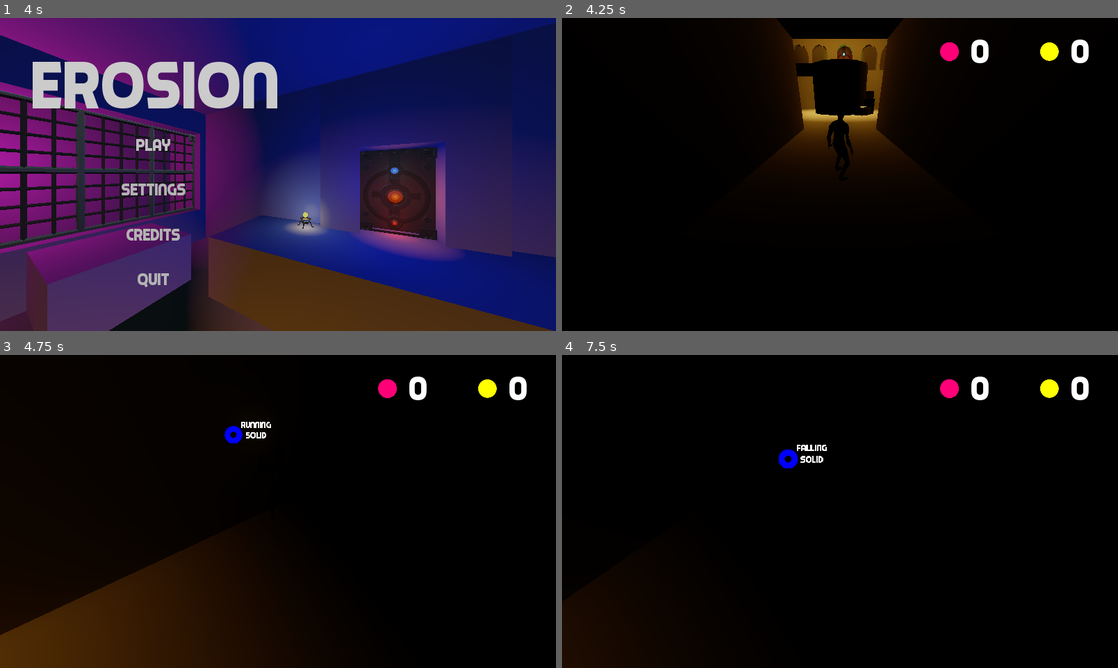
Above: before the commit, frames 1-4 (two rows, left to right).
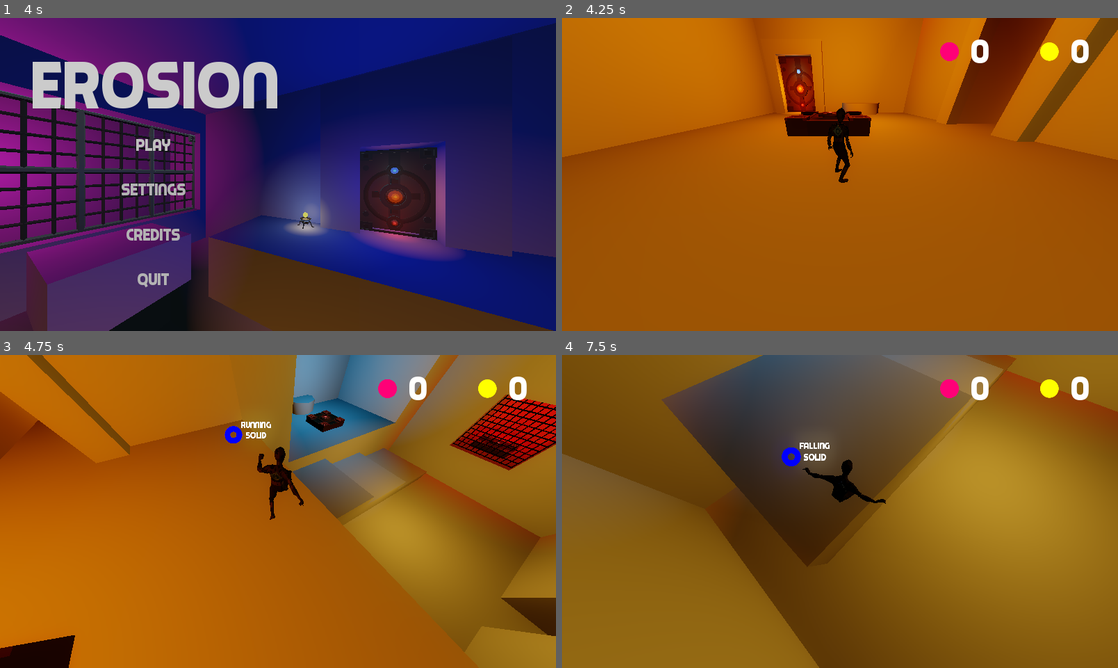
Above: after the commit, the same moments.

Repository: ChewieCB/LD49
Game: Godot game, scene res://src/ui/splash/SplashScreen.tscn
Same seed, same stepped clock (60 frames per second), same inputs: the game is played once before the commit and once after it. Sound files missing from this copy of the repository are replaced by a short silence.
Inputs (mouse positions are in pixels of both pictures, inside the frame that each line leads up to):
- Up to frame 1 (4 s): tap Enter at 0.5 s; move the mouse to (250, 237) at 0.52 s; hold Shift (p1_dash) 0.53-1.28 s; hold W (p1_move_forwards) 0.53-2.03 s; tap Space (p1_jump) at 0.77, 1.52, 3.02 s; move the mouse to (444, 221) at 1.27 s; tap E (p1_repair) at 1.35 s; tap R (reset) at 2 s; move the mouse to (111, 127) at 2.02 s; hold A (p1_move_left) 2.03-3.5 s; tap Q (p1_unrepair) at 2.1 s; move the mouse to (305, 174) at 2.77 s; tap 0 at 2.85 s; click "Play" at 3.5 s
- Up to frame 2 (4.25 s): no input
- Up to frame 3 (4.75 s): move the mouse to (255, 505) at 4.27 s; hold W (p1_move_forwards) from 4.28 s (still down); tap 1 at 4.35 s; tap Space (p1_jump) at 4.52 s
- Up to frame 4 (7.5 s): move the mouse to (867, 511) at 5.02 s; tap 2 at 5.1 s; tap Space (p1_jump) at 5.27, 6.77 s; move the mouse to (812, 511) at 5.77 s; tap 3 at 5.85 s; move the mouse to (851, 505) at 6.52 s; release W (p1_move_forwards) at 6.53 s; hold D (p1_move_right) 6.53-7.28 s; tap 4 at 6.6 s; move the mouse to (834, 517) at 7.27 s; hold W (p1_move_forwards) from 7.28 s (still down); hold Shift (p1_dash) from 7.28 s (still down)

Frame 1 is identical in both runs. In frame 2, 99% of the frame differs, in the area x 0-100%, y 0-100%; in frame 3, 98%; in frame 4, 99%.

Commit message:
fix: ER-92: Fixed coyote timer not triggering
Made the timer node a fixed child node of the Falling state instead of instancing it dynamically in the code, this has made the starting/stopping triggers much more consistent. 

Also removed the fixed coyote timer wait time in favour of using the current move_speed_modifier, this gives faster decay states more time to jump.

Diff:
--- a/src/levels/tutorial_level/TutorialLevel.tscn
+++ b/src/levels/tutorial_level/TutorialLevel.tscn
@@ -2352,7 +2352,7 @@
 transform = Transform( 1, 0, 0, 0, 1, 0, 0, 0, 1, -316, 55.9, -31 )
 
 [node name="PlayerRig" parent="." instance=ExtResource( 1 )]
-transform = Transform( 1, 0, 0, 0, 1, 0, 0, 0, 1, 2, 0.4, 50 )
+transform = Transform( 1, 0, 0, 0, 1, 0, 0, 0, 1, -167, 63.4, -113 )
 
 [node name="WorldEnvironment" type="WorldEnvironment" parent="."]
 environment = SubResource( 17 )
--- a/src/player/player/Player.tscn
+++ b/src/player/player/Player.tscn
@@ -101,6 +101,8 @@
 [node name="Falling" type="Node" parent="StateMachine/Movement"]
 script = ExtResource( 8 )
 
+[node name="CoyoteTimer" type="Timer" parent="StateMachine/Movement/Falling"]
+
 [node name="Climbing" type="Node" parent="StateMachine/Movement"]
 script = ExtResource( 9 )
 
--- a/src/player/state_machine/states/falling.gd
+++ b/src/player/state_machine/states/falling.gd
@@ -1,13 +1,17 @@
 extends State
 # State for when the player is falling
 
-onready var coyote_time = Timer.new()
+onready var coyote_time = $CoyoteTimer
 onready var was_on_floor = false
 
 export var max_speed = 100.0
 export var move_speed = 20.0
 export var gravity = -120.0
 export var jump_impulse = 30
+
+
+func _ready():
+	coyote_time.connect("timeout", self, "_on_coyote_time_timeout")
 
 
 func enter(msg: Dictionary = {}):
@@ -29,12 +33,8 @@
 	# Add coyote timer if falling off a ledge
 	if was_on_floor:
 		coyote_time.one_shot = true
-		coyote_time.wait_time = 1.6
-		if not coyote_time.is_connected("timeout", self, "_on_coyote_time_timeout"):
-			coyote_time.connect("timeout", self, "_on_coyote_time_timeout")
-		if not coyote_time in get_children():
-			add_child(coyote_time)
-			coyote_time.start()
+		coyote_time.wait_time = _parent.move_speed_modifier
+		coyote_time.start()
 
 
 func physics_process(delta: float):
@@ -74,4 +74,5 @@
 
 
 func _on_coyote_time_timeout():
-	remove_child(coyote_time)
+	pass
+#	remove_child(coyote_time)
